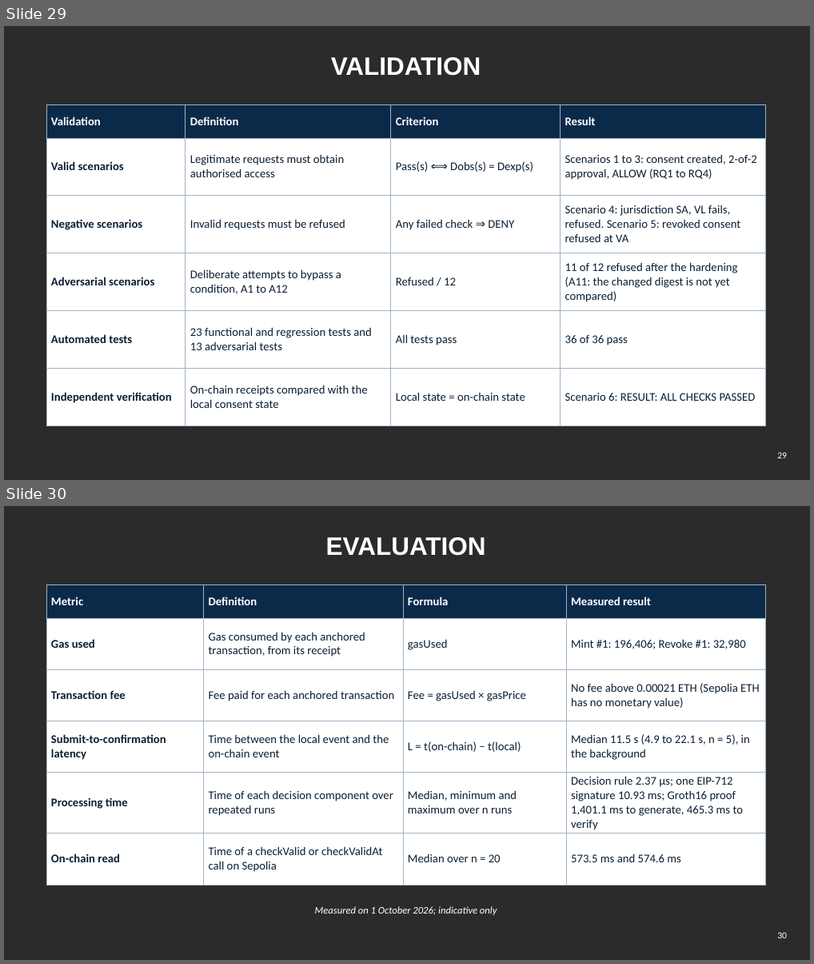
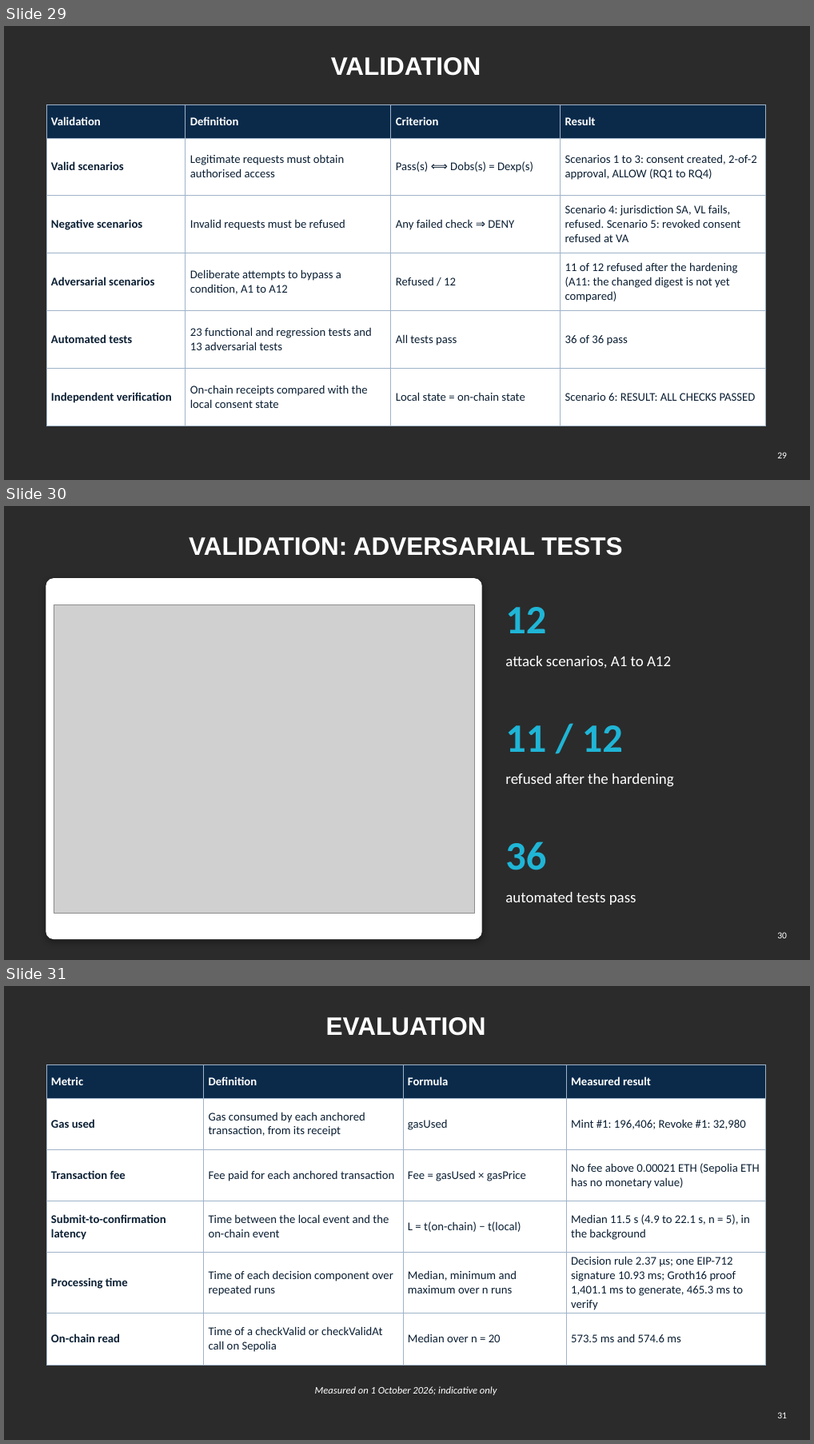
Before and after one commit to yasir12345678900/HealthRWA-Sepolia-Personal-try, a slide deck: docs/Yasir_CA2_Reassessment_Slides.pptx. Shown one above the other, each under a label of ours: slides 29 and 30 before the commit, slides 29, 30 and 31 after it. The pictures are 814x964 and 814x1444 pixels, drawn with LibreOffice and Linux fonts; fonts in the diff are those of the drawing; grey boxes stand for pictures; background and template pictures are left out; a plain dark background stands for a picture behind light text. Boxes give left, top, right and bottom in pixels: in the first picture for what was removed or moved away, otherwise in the second. Text is boxed around its words. In the diff, an @@ line names an element or a change of style, - is before the commit and + after.

```diff
--- a/docs/Yasir_CA2_Reassessment_Slides.pptx
+++ b/docs/Yasir_CA2_Reassessment_Slides.pptx
@@ slide 30 added at (x1=4, y1=506, x2=810, y2=960), background picture (left out) @@
@@ title added at (x1=189, y1=537, x2=622, y2=556), 30 pt, text #FFFFFF, bold @@
+VALIDATION: ADVERSARIAL TESTS
@@ rounded rectangle added at (x1=46, y1=579, x2=482, y2=939), fill #FFFFFF, outline #FFFFFF 1 pt @@
@@ picture added at (x1=54, y1=604, x2=474, y2=912) @@
@@ text added at (x1=506, y1=607, x2=546, y2=633), 48 pt, text #1FB5D6, bold @@
+12
@@ text added at (x1=506, y1=656, x2=671, y2=668), 18 pt, text #FFFFFF @@
+attack scenarios, A1 to A12
@@ text added at (x1=506, y1=725, x2=623, y2=752), 48 pt, text #1FB5D6, bold @@
+11 / 12
@@ text added at (x1=506, y1=773, x2=674, y2=786), 18 pt, text #FFFFFF @@
+refused after the hardening
@@ text added at (x1=506, y1=841, x2=546, y2=870), 48 pt, text #1FB5D6, bold @@
+36
@@ text added at (x1=506, y1=892, x2=637, y2=904), 18 pt, text #FFFFFF @@
+automated tests pass
@@ page number added at (x1=778, y1=932, x2=787, y2=938), 11 pt, text #FFFFFF @@
+30
@@ what was slide 30 is now slide 31 @@
@@ page number at (x1=778, y1=1412, x2=787, y2=1418): text changed @@
-30
+31
```
Also in this commit, not shown: 1 other slide added.
